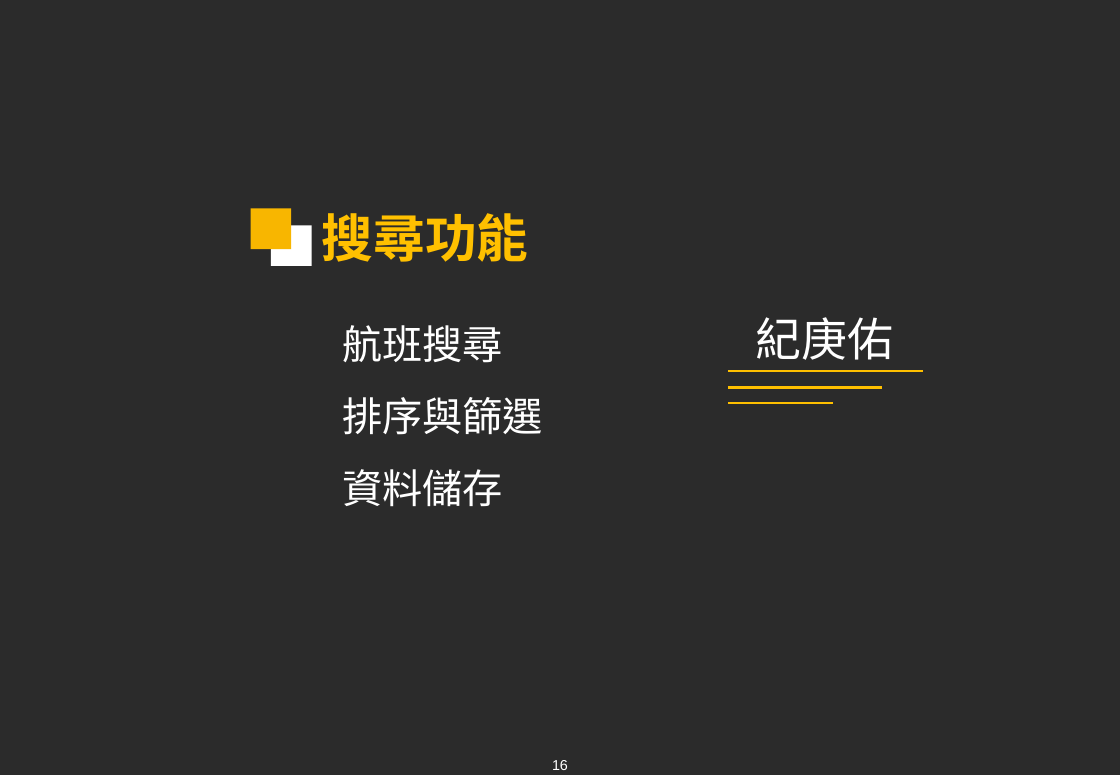
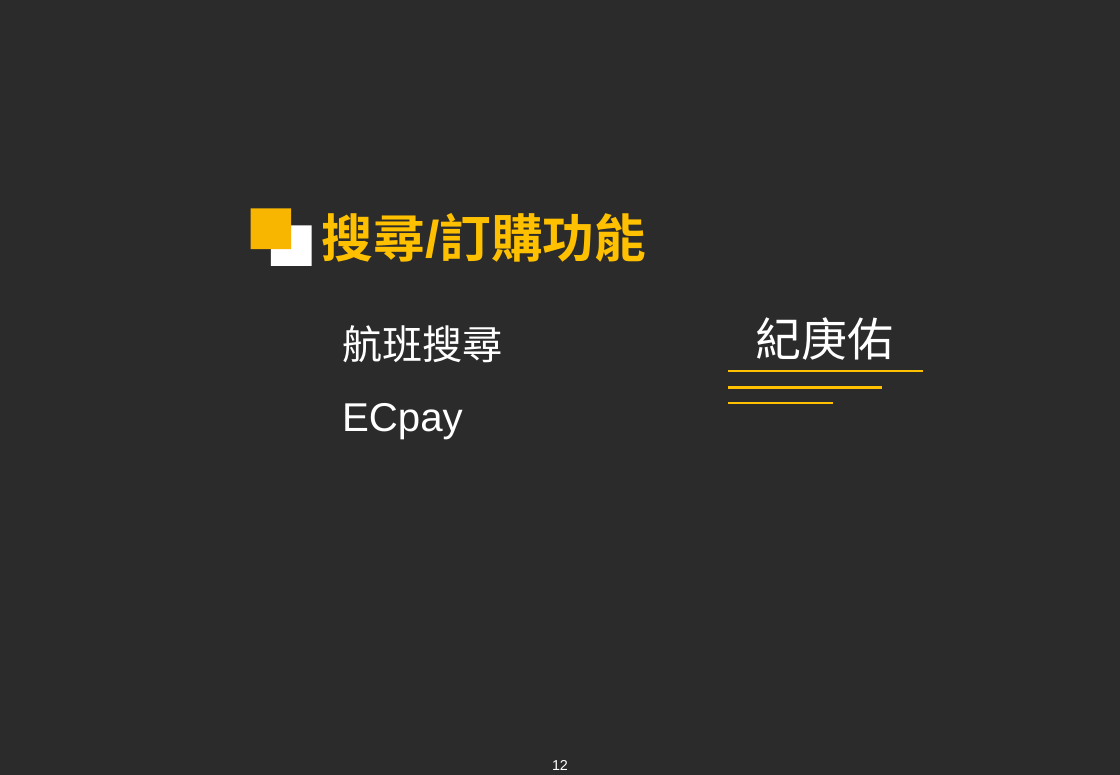
Before and after one commit to chen96026/Air, a slide deck: slide 12 of Final/Travel Nest.pptx (slide 16 before the commit). Drawn at 1120x775 pixels with LibreOffice and Linux fonts; fonts in the diff are those of the drawing; background and template pictures are left out; a plain dark background stands for a picture behind light text. Boxes give left, top, right and bottom in pixels: in the first picture for what was removed or moved away, otherwise in the second. Text is boxed around its words. In the diff, an @@ line names an element or a change of style, - is before the commit and + after.

```diff
--- a/Final/Travel Nest.pptx
+++ b/Final/Travel Nest.pptx
@@ text at (322, 213, 647, 262): text changed @@
-搜尋功能
+搜尋/訂購功能
@@ text at (342, 403, 463, 439): text changed @@
-排序與篩選
-資料儲存
+ECpay
@@ page number at (552, 760, 568, 770): text changed @@
-16
+12
```
Also in this commit, not shown: 10 other slides changed, 14 slides added, 3 slides removed.
